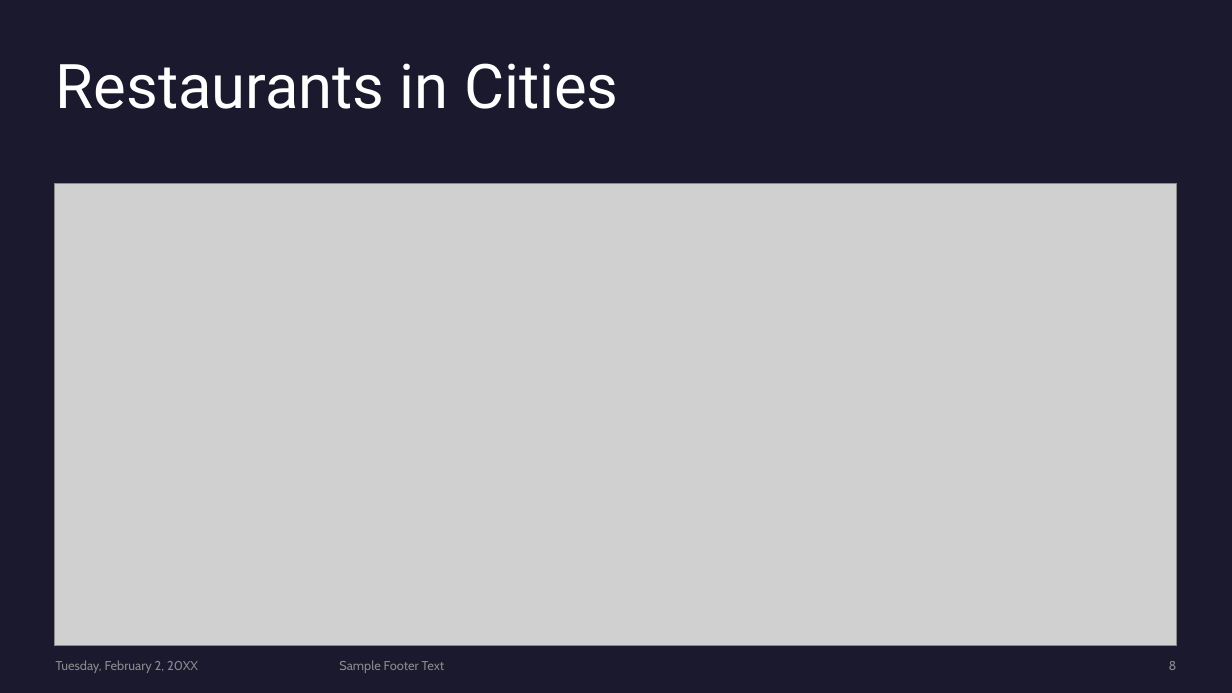
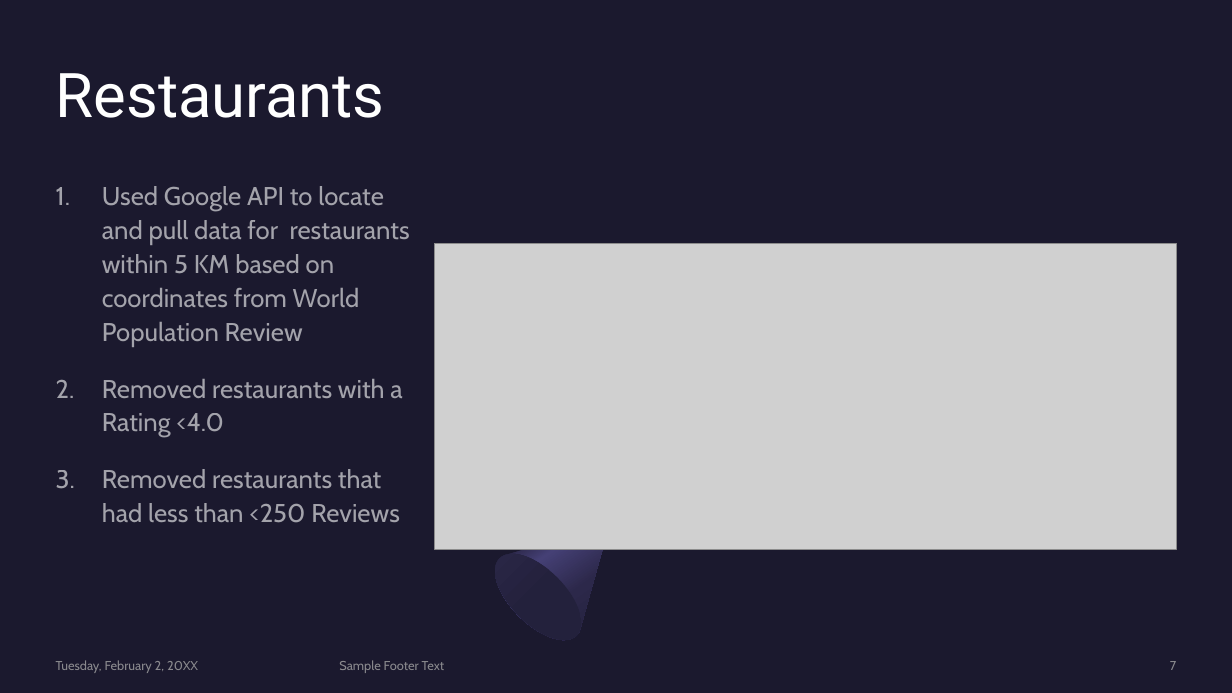
Before and after one commit to mward95/Restaurant_API, a slide deck: slide 7 of Sanjay Dabra/Presentation1.pptx (slide 8 before the commit). Drawn at 1232x693 pixels with LibreOffice and Linux fonts; fonts in the diff are those of the drawing; grey boxes stand for pictures. Boxes give left, top, right and bottom in pixels: in the first picture for what was removed or moved away, otherwise in the second. Text is boxed around its words. In the diff, an @@ line names an element or a change of style, - is before the commit and + after.

```diff
--- a/Sanjay Dabra/Presentation1.pptx
+++ b/Sanjay Dabra/Presentation1.pptx
@@ title at <box>56,73,385,118</box>: text changed @@
-Restaurants in Cities
+Restaurants
@@ text added at <box>102,186,410,523</box>, 20 pt, text #FFFFFF at 60% opacity @@
+1. Used Google API to locate and pull data for restaurants within 5 KM based on coordinates from World Population Review
+2. Removed restaurants with a Rating <4.0
+3. Removed restaurants that had less than <250 Reviews
@@ picture: place and size @@
-picture at <box>55,184,1177,646</box>
+picture at <box>434,243,1177,549</box>
@@ freeform shape added at <box>480,488,647,655</box>, fill gradient #2C284A to #454075 to #1B192E @@
@@ freeform shape removed at <box>36,538,140,642</box> @@
@@ ellipse added at <box>481,539,596,655</box>, fill gradient #23213C to #2C284A @@
@@ page number at <box>1170,661,1176,670</box>: text changed @@
-8
+7
```
Also in this commit, not shown: 2 other slides changed, 1 slide removed.
